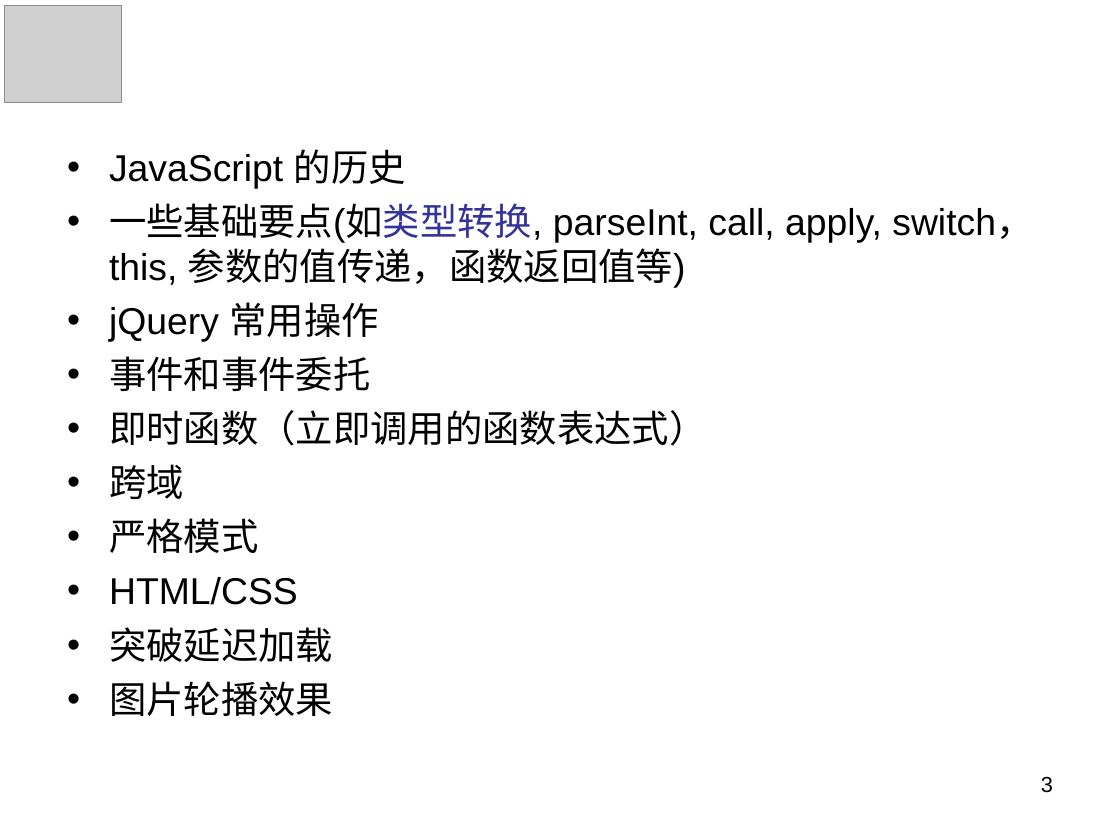
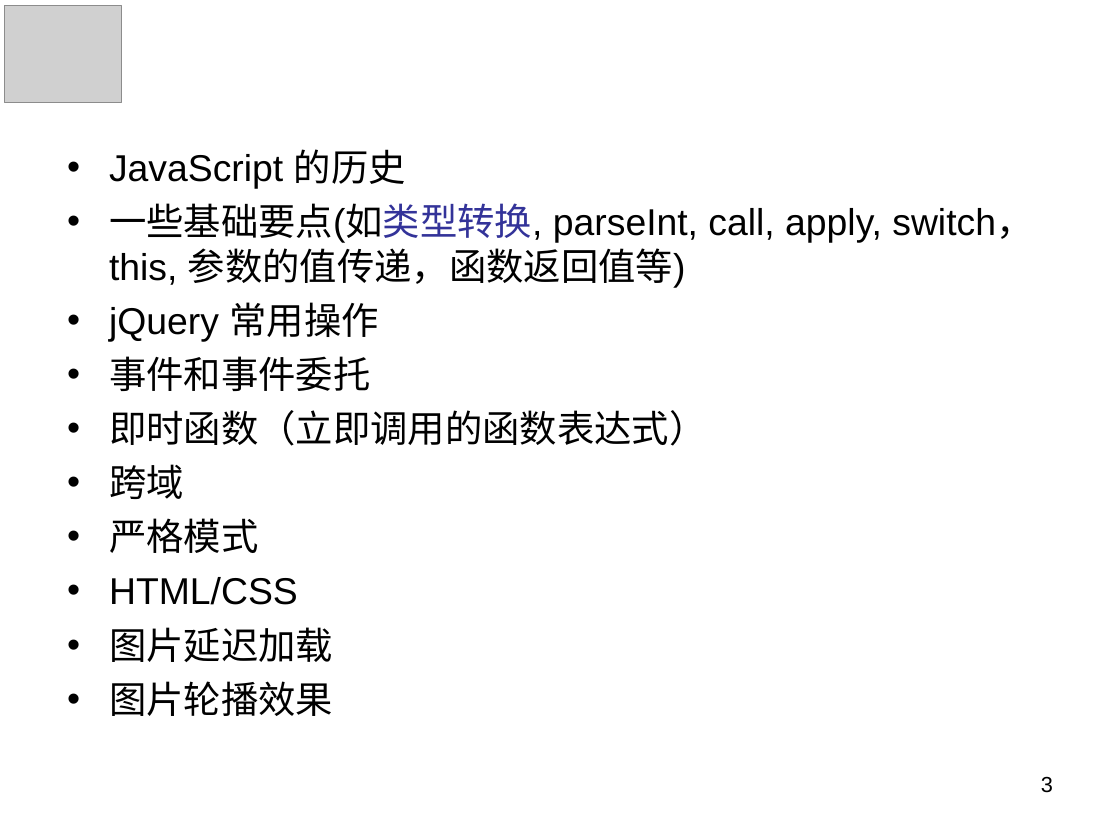
Before and after one commit to panxuepeng/javascript, a slide deck: slide 3 of ppt/第一天课程.ppt. Drawn at 1120x840 pixels with LibreOffice and Linux fonts; fonts in the diff are those of the drawing; grey boxes stand for pictures. Boxes give left, top, right and bottom in pixels: in the first picture for what was removed or moved away, otherwise in the second. Text is boxed around its words. In the diff, an @@ line names an element or a change of style, - is before the commit and + after.

Commit message:
ppt

```diff
--- a/ppt/第一天课程.ppt
+++ b/ppt/第一天课程.ppt
@@ text at (109,627,333,662): text changed @@
-• 突破延迟加载
+• 图片延迟加载
```
